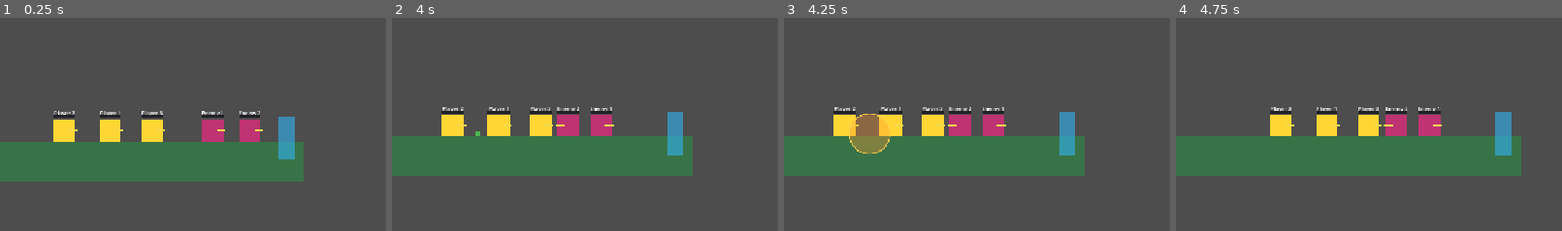
Above: before the commit, frames 1-4 (left to right).
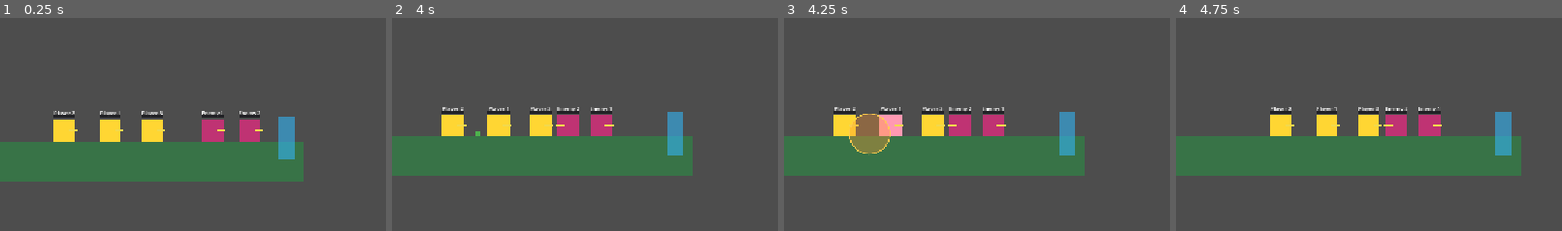
Above: after the commit, the same moments.

Repository: SDVGames-Studio/forms
Game: Godot game, scene res://Level.tscn
Two runs of this game, one before a commit and one after it. Both use one fixed random seed, a clock stepped at 60 frames per second and the inputs below. This scene is started directly instead of the project's main scene.
Inputs (mouse positions are % of the whole screen's width and height, from its top left):
- Up to frame 1 (0.25 s): no input
- Up to frame 2 (4 s): tap Enter at 0.5 s; move the mouse to (45, 70) at 0.52 s; hold D (move_right) 0.53-1.25 s; tap F (shoot) at 0.6 s; click (45, 70) at 0.67 s; tap Space (jump) at 0.77 s; click (90, 87) at 1.27 s; click (95, 87) at 2.02 s; click (90, 95) at 2.77 s; click (95, 95) at 3.52 s
- Up to frame 3 (4.25 s): no input
- Up to frame 4 (4.75 s): click (3, 95) at 4.27 s
The pictures show only the part of the screen within x 36-86%, y 24-74%; the shares and areas given below are measured in that part.

Frames 1-2 are identical in both runs. In frame 3, 0.6% of the frame differs, in the area x 24-31%, y 45-56%; in frame 4, nothing differs.
Error after the commit: Invalid call. Nonexistent function 'set_shape_color' in base 'CollisionShape2D'. (res://Player.gd:222)

Commit message:
fix: player characters flash on blast damage like NPCs (#186)

Diff:
--- a/Player.gd
+++ b/Player.gd
@@ -188,11 +188,42 @@
 	if shielded:
 		return
 	health = clampi(health - amount, 0, MAX_HEALTH)
+	_hit_flash()
 	if health == 0:
 		_dead = true
 		_die()
 	health_changed.emit(health, MAX_HEALTH)
 	_update_bar()
+
+
+## Issue #186: player-team characters flash on damage exactly like NPCs
+## (Npc.take_damage) — blast visuals must not differ between teams.
+func _hit_flash() -> void:
+	var visual: Node = null
+	for child in get_children():
+		var rect := child as ColorRect
+		if rect != null and rect.name != "Shield" \
+				and rect.name != "HealthBarBackground" and rect.visible:
+			visual = rect
+			break
+		var shape := child as Node
+		if shape != null and shape.name.ends_with("Shape") and shape.visible:
+			visual = shape
+			break
+	if visual == null:
+		return
+	if visual is ColorRect:
+		visual.color = Color(1.0, 0.6, 0.7, 1)
+		get_tree().create_timer(0.1).timeout.connect(
+			func() -> void:
+				if is_instance_valid(visual):
+					visual.color = team_color)
+	else:
+		visual.set_shape_color(Color(1.0, 0.6, 0.7, 1))
+		get_tree().create_timer(0.1).timeout.connect(
+			func() -> void:
+				if is_instance_valid(visual):
+					visual.set_shape_color(team_color))
 
 
 ## Issue #181: a player-team member that reaches 0 HP must DISAPPEAR like
--- /dev/null
+++ b/tests/test_issue186.gd
@@ -0,0 +1,82 @@
+extends Node
+## Regression check for issue #186: a blast hitting a player-team character
+## must produce the same brief visual flash that an NPC hit produces.
+##
+## Verifies in the real Level scene:
+##  1. the controlled player's body visual briefly changes color after
+##     take_damage and returns to the team color (like Npc.take_damage).
+##
+## Run headless: godot --headless res://tests/test_issue186.tscn
+## Exit code 0 = pass.
+
+var _failures: Array[String] = []
+
+
+func _check(ok: bool, what: String) -> void:
+	if not ok:
+		_failures.append(what)
+	print("  [%s] %s" % ["OK" if ok else "FAIL", what])
+
+
+func _body_visual(member: Node) -> Node:
+	for child in member.get_children():
+		var rect := child as ColorRect
+		if rect != null and rect.name != "Shield" \
+				and rect.name != "HealthBarBackground" and rect.visible:
+			return rect
+		var shape := child as Node
+		if shape != null and shape.name.ends_with("Shape") and shape.visible:
+			return shape
+	return null
+
+
+func _visual_color(visual: Node) -> Color:
+	if visual is ColorRect:
+		return visual.color
+	return visual.shape_color
+
+
+func _set_visual_color(visual: Node, value: Color) -> void:
+	if visual is ColorRect:
+		visual.color = value
+	else:
+		visual.shape_color = value
+
+
+func _ready() -> void:
+	await get_tree().process_frame
+	await get_tree().process_frame
+	_run()
+	if _failures.is_empty():
+		print("ISSUE186: PASS")
+		get_tree().quit(0)
+	else:
+		print("ISSUE186: FAIL")
+		get_tree().quit(1)
+
+
+func _run() -> void:
+	var level_scene: PackedScene = load("res://Level.tscn")
+	var level: Node = level_scene.instantiate()
+	add_child(level)
+	await get_tree().process_frame
+
+	var members := get_tree().get_nodes_in_group("player_team")
+	_check(members.size() > 0, "player team has members")
+	var m: Node = members[0]
+	var visual := _body_visual(m)
+	_check(visual != null, "member has a body visual")
+	if visual == null:
+		return
+	var team_color := _visual_color(visual)
+	m.take_damage(1)
+	var flashed := _visual_color(visual)
+	_check(flashed != team_color, "body visual flashes after damage")
+	await get_tree().create_timer(0.2).timeout
+	if not is_instance_valid(visual):
+		_check(false, "visual still valid after flash")
+		return
+	_check(_visual_color(visual) == team_color,
+			"body visual restores the team color")
+	level.queue_free()
+	await get_tree().process_frame
--- /dev/null
+++ b/tests/test_issue186.tscn
@@ -0,0 +1,6 @@
+[gd_scene load_steps=2 format=3 uid="uid://c186blasttint"]
+
+[ext_resource type="Script" path="res://tests/test_issue186.gd" id="1"]
+
+[node name="TestIssue186" type="Node"]
+script = ExtResource("1")
